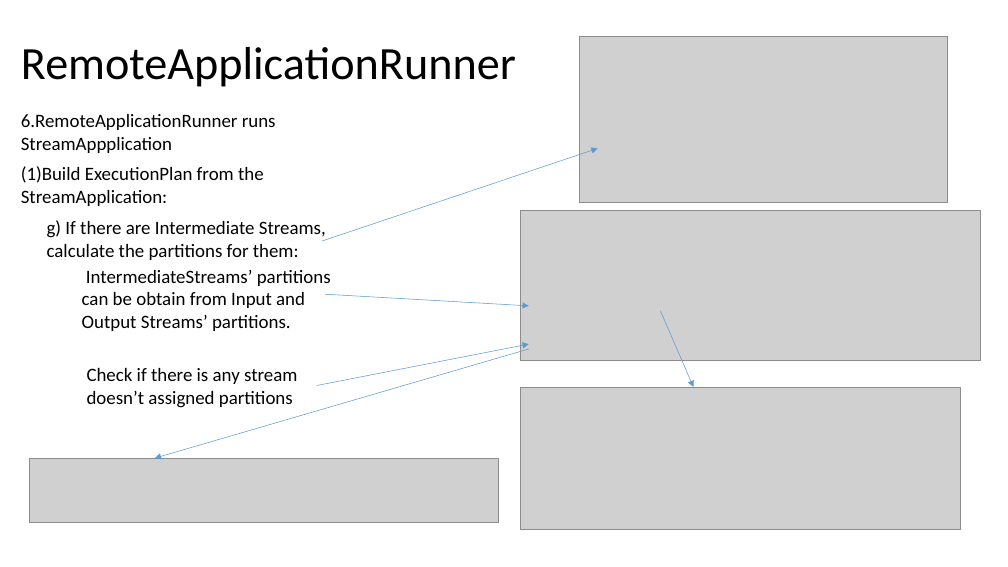
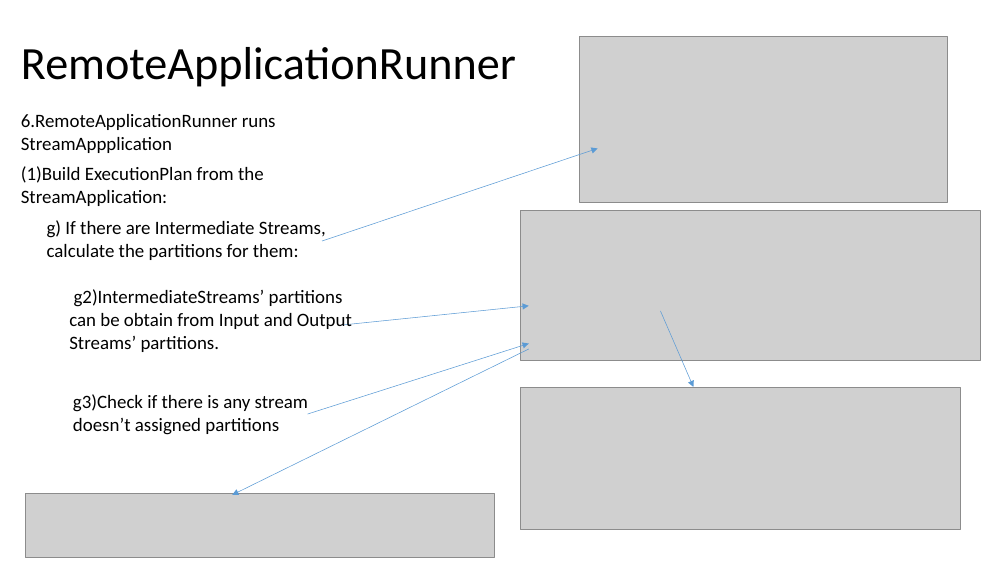
Before and after one commit to Swrrt/Samza-Documents, a slide deck: slide 60 of Documentation/SamzaStructure.pptx (slide 51 before the commit). Drawn at 1008x567 pixels with LibreOffice and Linux fonts; fonts in the diff are those of the drawing; grey boxes stand for pictures. Boxes give left, top, right and bottom in pixels: in the first picture for what was removed or moved away, otherwise in the second. Text is boxed around its words. In the diff, an @@ line names an element or a change of style, - is before the commit and + after.

Commit message:
Come to JobRunner finally!!!

```diff
--- a/Documentation/SamzaStructure.pptx
+++ b/Documentation/SamzaStructure.pptx
@@ text at (x1=69, y1=289, x2=352, y2=352): text changed @@
-IntermediateStreams’ partitions can be obtain from Input and Output Streams’ partitions.
+g2)IntermediateStreams’ partitions can be obtain from Input and Output Streams’ partitions.
@@ arrow moved from (325, 294) - (529, 306) to (342, 325) - (529, 306) @@
@@ arrow moved from (529, 349) - (155, 458) to (529, 349) - (232, 495) @@
@@ arrow moved from (317, 386) - (529, 344) to (308, 414) - (529, 343) @@
@@ text at (x1=73, y1=394, x2=308, y2=435): text changed @@
-Check if there is any stream doesn’t assigned partitions
+g3)Check if there is any stream doesn’t assigned partitions
@@ picture moved from (x1=29, y1=458, x2=498, y2=523) to (x1=26, y1=494, x2=495, y2=558) @@
```
Also in this commit, not shown: 3 other slides changed, 11 slides added, 1 slide removed.
